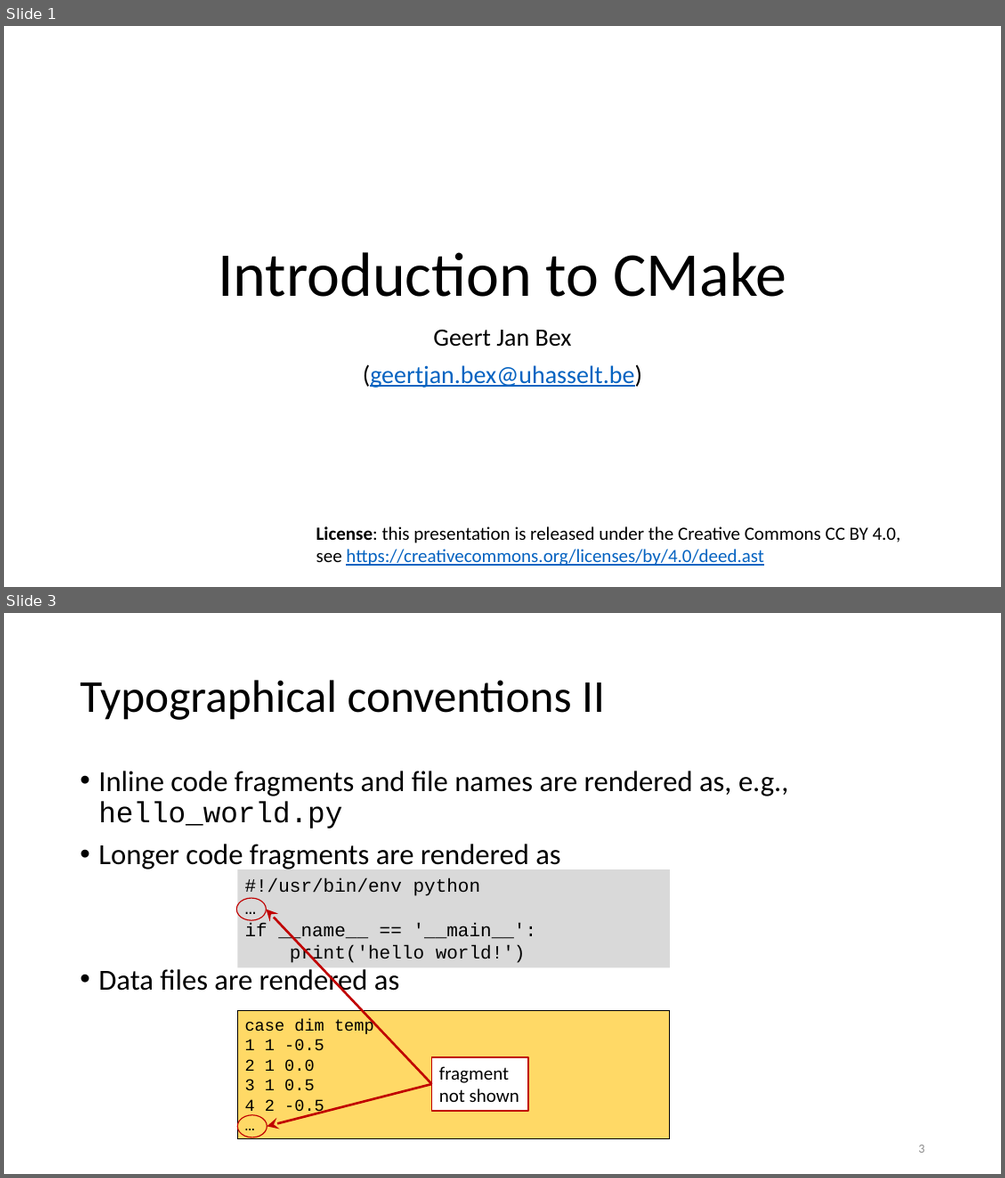
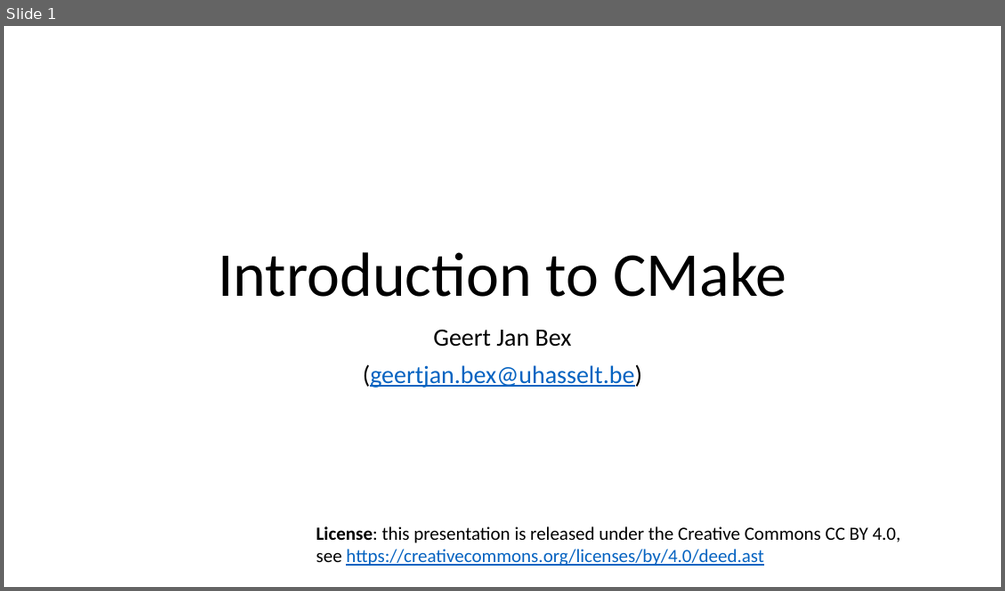
Before and after one commit to gjbex/CMake-usecases, a slide deck: cmake_intro.pptx. Shown one above the other, each under a label of ours: slides 1 and 3 before the commit, slide 1 after it; the slides between them are not shown. The pictures are 1005x1178 and 1005x591 pixels, drawn with LibreOffice and Linux fonts; fonts in the diff are those of the drawing. Boxes give left, top, right and bottom in pixels: in the first picture for what was removed or moved away, otherwise in the second. Text is boxed around its words. In the diff, an @@ line names an element or a change of style, - is before the commit and + after.

```diff
--- a/cmake_intro.pptx
+++ b/cmake_intro.pptx
@@ slide 3 removed at (4,613,1001,1174), background #FFFFFF @@
@@ title removed at (80,680,605,720) @@
-Typographical conventions II
@@ text removed at (98,771,788,997) @@
-• Inline code fragments and file names are rendered as, e.g., hello_world.py
-• Longer code fragments are rendered as
-• Data files are rendered as
@@ rectangle removed at (237,869,670,967) @@
-#!/usr/bin/env python
-…
-if __name__ == '__main__':
-print('hello world!')
@@ group removed at (236,898,528,1137): 2 ellipses, 2 arrows, 1 rectangle @@
-fragment
-not shown
@@ rectangle removed at (237,1011,670,1140) @@
-case dim temp
-1 1 -0.5
-2 1 0.0
-3 1 0.5
-4 2 -0.5
-…
@@ page number removed at (918,1144,924,1152) @@
-3
```
Also in this commit, not shown: 1 slide changed.
